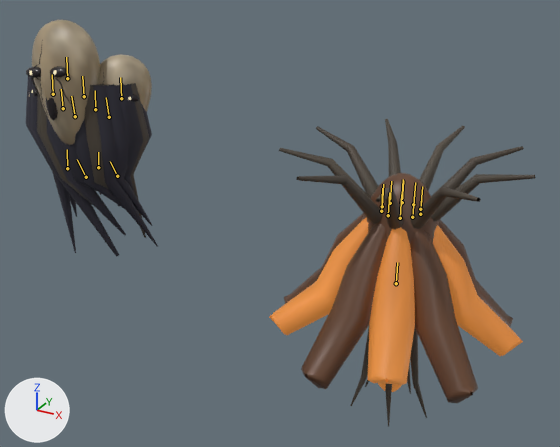
A saved change to the Blender file art/Residents.blend.
Rendered twice from a 50 mm lens placed at (3.18, -3.4, 1.16), pointed at (1.25, 0.12, -0.6). Every picture has the same lights, and +X, +Y and +Z are marked at lower left. The picture after the commit comes second. The bones that change, and the others that lie on the model, are drawn over the model as lines.

The first picture shows 'Antenna', 'Bell petal', 'Ceiling root', 'Death mask', 'Death mask.002', 'Hanging shroud'.
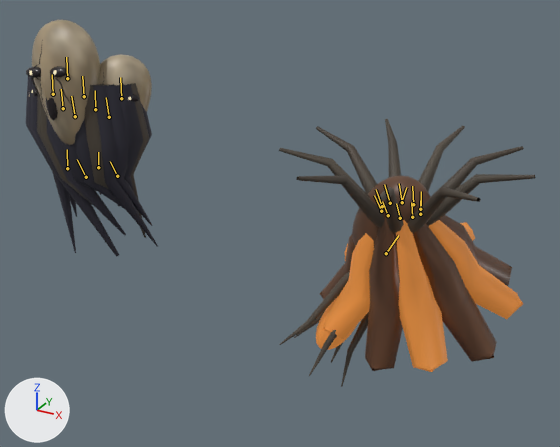
The newer file adds an action. The first version stands in its rest pose; the second is drawn at frame 16 of the action 'BellwetherAttack BellwetherRig'.

Boxes (x1, y1, x2, y2) around the edits, measured in the pictures (560 x 447 px):
'Bell petal', posed (20% narrower, 17% shorter): before (269, 213, 523, 403); after (320, 215, 523, 372)
'Antenna', posed (67% wider, 16% shorter): before (350, 173, 440, 427); after (280, 175, 431, 387)
bone 'Throat', root to tip: before (401, 202) to (403, 179); after (401, 202) to (406, 187)
bone 'Tongue', root to tip: before (396, 283) to (397, 262); after (386, 253) to (398, 235)
bone 'Petal0', root to tip: before (420, 214) to (422, 191); after (420, 214) to (421, 197)
bone 'Petal1', root to tip: before (420, 209) to (422, 186); after (420, 209) to (421, 191)
bone 'Petal2', root to tip: before (413, 204) to (415, 182); after (413, 204) to (412, 186)
bone 'Petal3', root to tip: before (402, 202) to (403, 180); after (402, 202) to (399, 183)
bone 'Petal4', root to tip: before (390, 203) to (391, 181); after (390, 203) to (384, 184)
bone 'Petal5', root to tip: before (382, 206) to (383, 184); after (382, 206) to (376, 189)
bone 'Petal6', root to tip: before (381, 211) to (382, 188); after (381, 211) to (374, 195)
bone 'Petal7', root to tip: before (388, 215) to (389, 192); after (388, 215) to (382, 201)
bone 'Petal8', root to tip: before (400, 218) to (401, 194); after (400, 218) to (396, 203)
bone 'Petal9', root to tip: before (412, 217) to (414, 194); after (412, 217) to (411, 202)

What changed in the scene script:
```text
Change bone_throat:
    where bone_throat = bpy.data.objects['BellwetherRig'].pose.bones['Throat']  # child of 'Anchor'
    bone_throat.rotation_quaternion: (1.0, 0.0, 0.0, 0.0) -> (0.965, 0.215, 0.007, -0.152)  # degrees (0, 0, 0) -> degrees (24, 5, -17)
Change bone_tongue:
    where bone_tongue = bpy.data.objects['BellwetherRig'].pose.bones['Tongue']  # child of 'Throat'
    bone_tongue.rotation_quaternion: (1.0, 0.0, 0.0, 0.0) -> (0.927, -0.359, -0.088, -0.062)  # degrees (0, 0, 0) -> degrees (-42, -12, -3)
Change bone_petal0:
    where bone_petal0 = bpy.data.objects['BellwetherRig'].pose.bones['Petal0']  # child of 'Anchor'
    bone_petal0.rotation_quaternion: (1.0, 0.0, 0.0, 0.0) -> (0.969, 0.235, 0.06, -0.049)  # degrees (0, 0, 0) -> degrees (27, 8, -4)
Change bone_petal1:
    where bone_petal1 = bpy.data.objects['BellwetherRig'].pose.bones['Petal1']  # child of 'Anchor'
    bone_petal1.rotation_quaternion: (1.0, 0.0, 0.0, 0.0) -> (0.979, 0.192, 0.065, -0.026)  # degrees (0, 0, 0) -> degrees (22, 8, -1)
Change bone_petal2:
    where bone_petal2 = bpy.data.objects['BellwetherRig'].pose.bones['Petal2']  # child of 'Anchor'
    bone_petal2.rotation_quaternion: (1.0, 0.0, 0.0, 0.0) -> (0.983, 0.167, 0.07, 0.01)  # degrees (0, 0, 0) -> degrees (19, 8, 2)
Change bone_petal3:
    where bone_petal3 = bpy.data.objects['BellwetherRig'].pose.bones['Petal3']  # child of 'Anchor'
    bone_petal3.rotation_quaternion: (1.0, 0.0, 0.0, 0.0) -> (0.984, 0.148, 0.078, 0.055)  # degrees (0, 0, 0) -> degrees (18, 8, 8)
Change bone_petal4:
    where bone_petal4 = bpy.data.objects['BellwetherRig'].pose.bones['Petal4']  # child of 'Anchor'
    bone_petal4.rotation_quaternion: (1.0, 0.0, 0.0, 0.0) -> (0.976, 0.177, 0.088, 0.094)  # degrees (0, 0, 0) -> degrees (21, 8, 13)
Change bone_petal5:
    where bone_petal5 = bpy.data.objects['BellwetherRig'].pose.bones['Petal5']  # child of 'Anchor'
    bone_petal5.rotation_quaternion: (1.0, 0.0, 0.0, 0.0) -> (0.965, 0.223, 0.095, 0.099)  # degrees (0, 0, 0) -> degrees (27, 8, 14)
Change bone_petal6:
    where bone_petal6 = bpy.data.objects['BellwetherRig'].pose.bones['Petal6']  # child of 'Anchor'
    bone_petal6.rotation_quaternion: (1.0, 0.0, 0.0, 0.0) -> (0.953, 0.269, 0.101, 0.098)  # degrees (0, 0, 0) -> degrees (33, 8, 14)
Change bone_petal7:
    where bone_petal7 = bpy.data.objects['BellwetherRig'].pose.bones['Petal7']  # child of 'Anchor'
    bone_petal7.rotation_quaternion: (1.0, 0.0, 0.0, 0.0) -> (0.946, 0.304, 0.093, 0.063)  # degrees (0, 0, 0) -> degrees (36, 8, 10)
Change bone_petal8:
    where bone_petal8 = bpy.data.objects['BellwetherRig'].pose.bones['Petal8']  # child of 'Anchor'
    bone_petal8.rotation_quaternion: (1.0, 0.0, 0.0, 0.0) -> (0.953, 0.293, 0.08, 0.017)  # degrees (0, 0, 0) -> degrees (35, 8, 5)
Change bone_petal9:
    where bone_petal9 = bpy.data.objects['BellwetherRig'].pose.bones['Petal9']  # child of 'Anchor'
    bone_petal9.rotation_quaternion: (1.0, 0.0, 0.0, 0.0) -> (0.959, 0.275, 0.067, -0.02)  # degrees (0, 0, 0) -> degrees (32, 8, 0)
```
